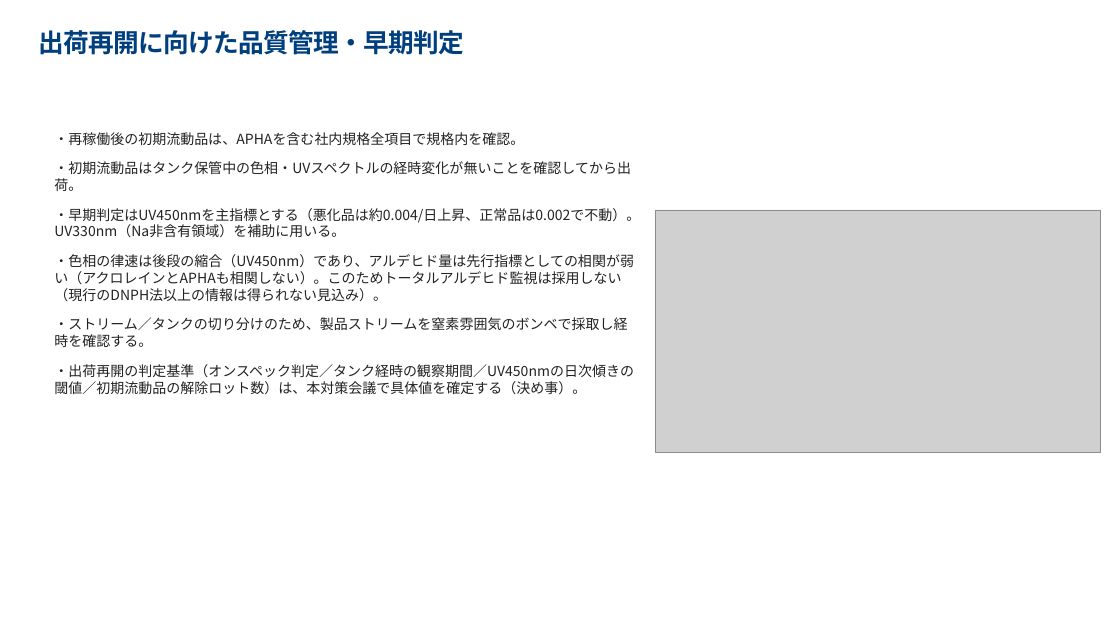
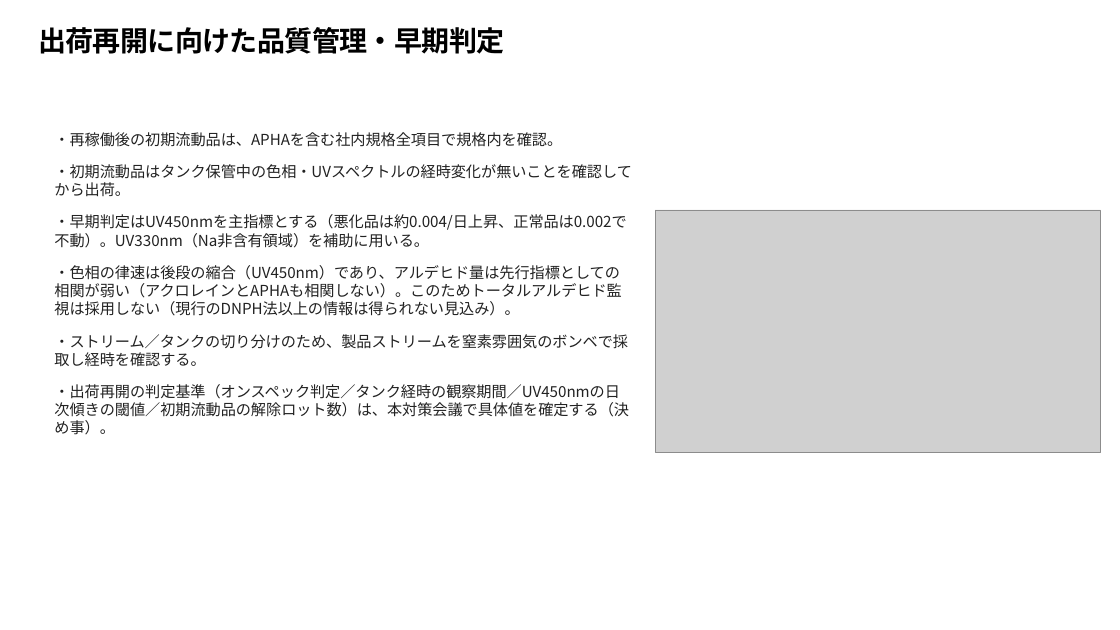
Before and after one commit to hiraoyosa-sys/Base, a slide deck: slide 12 of outputs/製品DEG色相悪化_対策会議.pptx. Drawn at 1120x630 pixels with LibreOffice and Linux fonts; fonts in the diff are those of the drawing; grey boxes stand for pictures. Boxes give left, top, right and bottom in pixels: in the first picture for what was removed or moved away, otherwise in the second. Text is boxed around its words. In the diff, an @@ line names an element or a change of style, - is before the commit and + after.

```diff
--- a/outputs/製品DEG色相悪化_対策会議.pptx
+++ b/outputs/製品DEG色相悪化_対策会議.pptx
@@ title "出荷再開に向けた品質管理・早期判定" at [38, 27, 504, 54]: size 22 to 24 pt, text colour #003F7E to #000000 @@
@@ text "・再稼働後の初期流動品は、APHAを含む社内規格全項目で規格内を確認。" at [54, 132, 632, 435]: size 12 to 13 pt; more space between paragraphs @@
```
Also in this commit, not shown: 13 other slides changed, 1 slide added, 9 other files.
